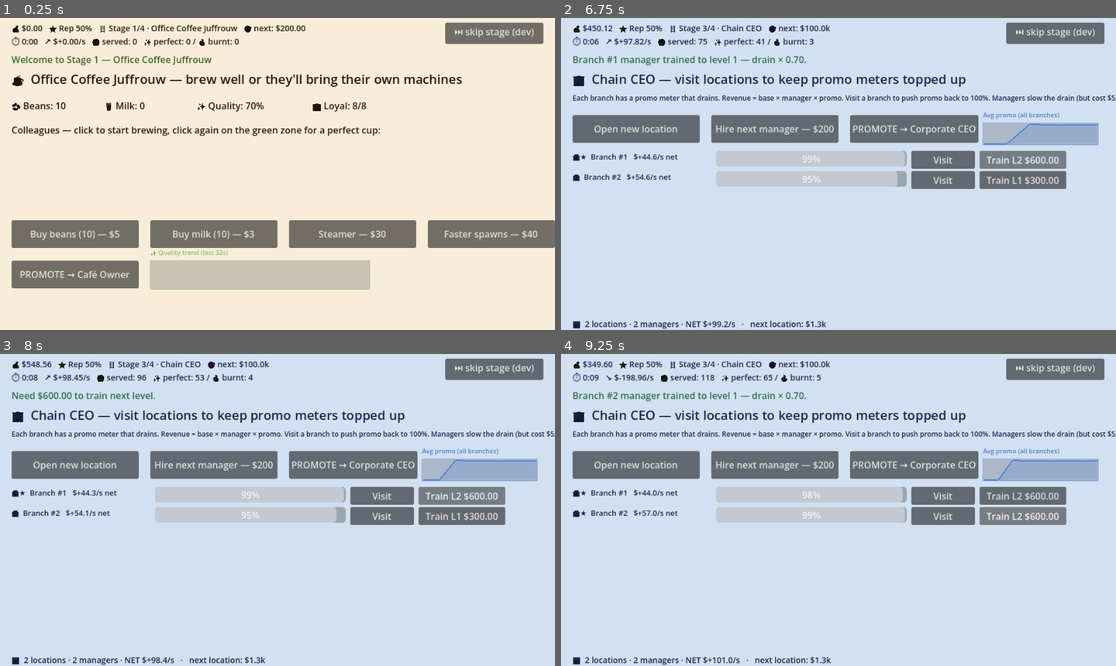
Above: before the commit, frames 1-4 (two rows, left to right).
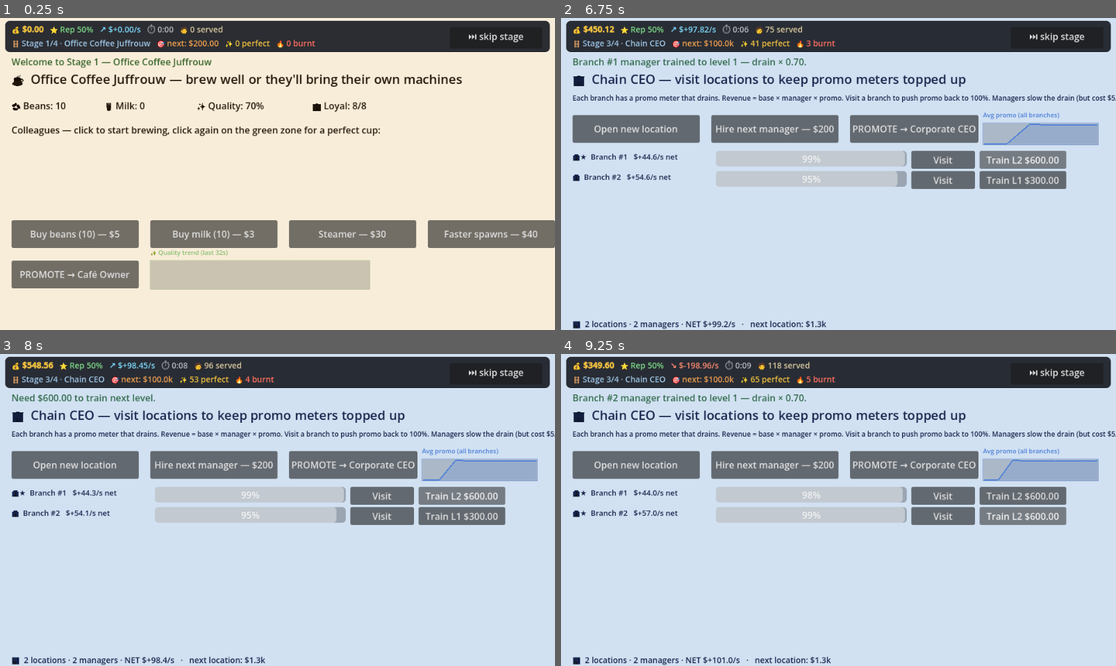
Above: after the commit, the same moments.

Repository: Bommelcode/marchyparchy
Game: Godot game, scene res://scenes/main.tscn
The game is run twice, just before and just after one commit, with the same random seed, the same clock (stepped at 60 frames per second) and the same inputs.
Inputs:
- Up to frame 1 (0.25 s): no input
- Up to frame 2 (6.75 s): click "⏭ skip stage (dev)" (after the commit: "⏭ skip stage") at 0.5 s; click "⏭ skip stage (dev)" (after the commit: "⏭ skip stage") at 1.25 s; click "Open new location" at 2 s; click "Open new location" at 2.75 s; click "Hire next manager — $200" at 3.5 s; click "Hire next manager — $200" at 4.25 s; click "PROMOTE → Corporate CEO" at 5 s; click "Visit" at 5.75 s; click "Train L1 $300.00" at 6.5 s
- Up to frame 3 (8 s): click "Train L2 $600.00" at 7.25 s
- Up to frame 4 (9.25 s): click "Visit" at 8 s; click "Train L1 $300.00" at 8.75 s

The runs differ from the first frame. In frame 1, 10% of the frame differs, in the area x 0-100%, y 0-17%; in frame 2, 10%; in frame 3, 10%; in frame 4, 10%.

Commit message:
Style HUD with dark panel and colored BBCode metric chips
Top HUD now sits in a rounded dark panel (Color 0.10/0.11/0.14 @ 92%
opacity) with a thin 10%-white border. Same look on every stage so
the metric strip feels consistent against the changing stage
backgrounds.

hud_label converted from Label to RichTextLabel so each metric can
have its own color via BBCode. Money is bold gold, rep green, rate
cyan when positive / orange when negative, time gray, served cream,
stage info pale blue, goal warm orange, perfect gold, burnt red.

Removed per-stage modulate tint on hud_label since BBCode colors are
already self-contained. notif_label still tints with the stage's fg.

Diff:
--- a/scripts/main.gd
+++ b/scripts/main.gd
@@ -141,7 +141,8 @@
 
 # --- ui (built once) ---
 var bg: ColorRect
-var hud_label: Label
+var hud_panel: Panel
+var hud_label: RichTextLabel
 var notif_label: Label
 var stage_view: Control
 var spawn_timer: Timer
@@ -213,21 +214,42 @@
 	bg.anchor_bottom = 1.0
 	add_child(bg)
 
-	hud_label = Label.new()
-	hud_label.position = Vector2(20, 8)
+	hud_panel = Panel.new()
+	hud_panel.position = Vector2(8, 4)
+	hud_panel.size = Vector2(944, 56)
+	var hud_sb: StyleBoxFlat = StyleBoxFlat.new()
+	hud_sb.bg_color = Color(0.10, 0.11, 0.14, 0.92)
+	hud_sb.corner_radius_top_left = 8
+	hud_sb.corner_radius_top_right = 8
+	hud_sb.corner_radius_bottom_left = 8
+	hud_sb.corner_radius_bottom_right = 8
+	hud_sb.border_color = Color(1.0, 1.0, 1.0, 0.10)
+	hud_sb.border_width_left = 1
+	hud_sb.border_width_right = 1
+	hud_sb.border_width_top = 1
+	hud_sb.border_width_bottom = 1
+	hud_panel.add_theme_stylebox_override("panel", hud_sb)
+	add_child(hud_panel)
+
+	hud_label = RichTextLabel.new()
+	hud_label.bbcode_enabled = true
+	hud_label.fit_content = true
+	hud_label.scroll_active = false
+	hud_label.position = Vector2(20, 10)
 	hud_label.size = Vector2(740, 50)
-	hud_label.add_theme_font_size_override("font_size", 14)
+	hud_label.add_theme_font_size_override("normal_font_size", 14)
+	hud_label.add_theme_font_size_override("bold_font_size", 14)
 	add_child(hud_label)
 
 	dev_skip_button = Button.new()
-	dev_skip_button.text = "⏭ skip stage (dev)"
-	dev_skip_button.position = Vector2(770, 8)
-	dev_skip_button.size = Vector2(170, 28)
+	dev_skip_button.text = "⏭ skip stage"
+	dev_skip_button.position = Vector2(778, 16)
+	dev_skip_button.size = Vector2(160, 32)
 	dev_skip_button.pressed.connect(_dev_skip_stage)
 	add_child(dev_skip_button)
 
 	notif_label = Label.new()
-	notif_label.position = Vector2(20, 60)
+	notif_label.position = Vector2(20, 64)
 	notif_label.size = Vector2(920, 22)
 	notif_label.modulate = Color(0.35, 0.55, 0.35)
 	add_child(notif_label)
@@ -270,7 +292,7 @@
 	stage = s
 	bg.color = STAGE_BG[s]
 	var fg: Color = STAGE_FG[s]
-	hud_label.modulate = fg
+	# hud_label uses BBCode colors, no per-stage tinting
 	notif_label.modulate = fg.lerp(Color(0.3, 0.7, 0.3), 0.5)
 
 	for c in stage_view.get_children():
@@ -328,11 +350,28 @@
 	var elapsed_s: int = (Time.get_ticks_msec() - session_start_msec) / 1000
 	var mm: int = elapsed_s / 60
 	var ss: int = elapsed_s % 60
+	var rate_color: String = "#7fdcff" if current_rate >= 0.0 else "#ff8c70"
 	var rate_sign: String = "↗" if current_rate >= 0.0 else "↘"
-	hud_label.text = "💰 $%s   ⭐ Rep %d%%   🪜 Stage %d/4 · %s   🎯 next: $%s\n⏱ %d:%02d   %s $%+.2f/s   🧑 served: %d   ✨ perfect: %d / 🔥 burnt: %d" % [
-		_fmt_money(money), int(rep * 100.0), stage, STAGE_NAMES[stage], _fmt_money(STAGE_GOALS[stage]),
-		mm, ss, rate_sign, current_rate,
-		int(customers_served), int(total_perfect), int(total_burnt),
+	# Two-line dashboard with colored metric chips
+	hud_label.text = (
+		"[b][color=#f0c040]💰 $%s[/color][/b]"
+		+ "   [color=#7fdc8a]⭐ Rep %d%%[/color]"
+		+ "   [color=%s]%s $%+.2f/s[/color]"
+		+ "   [color=#b8b8c0]⏱ %d:%02d[/color]"
+		+ "   [color=#d8c8a0]🧑 %d served[/color]"
+		+ "\n[color=#9fc7e8]🪜 Stage %d/4 · %s[/color]"
+		+ "   [color=#f0a050]🎯 next: $%s[/color]"
+		+ "   [color=#f0c040]✨ %d perfect[/color]"
+		+ "   [color=#ff7060]🔥 %d burnt[/color]"
+	) % [
+		_fmt_money(money),
+		int(rep * 100.0),
+		rate_color, rate_sign, current_rate,
+		mm, ss,
+		int(customers_served),
+		stage, STAGE_NAMES[stage],
+		_fmt_money(STAGE_GOALS[stage]),
+		int(total_perfect), int(total_burnt),
 	]
 
 
